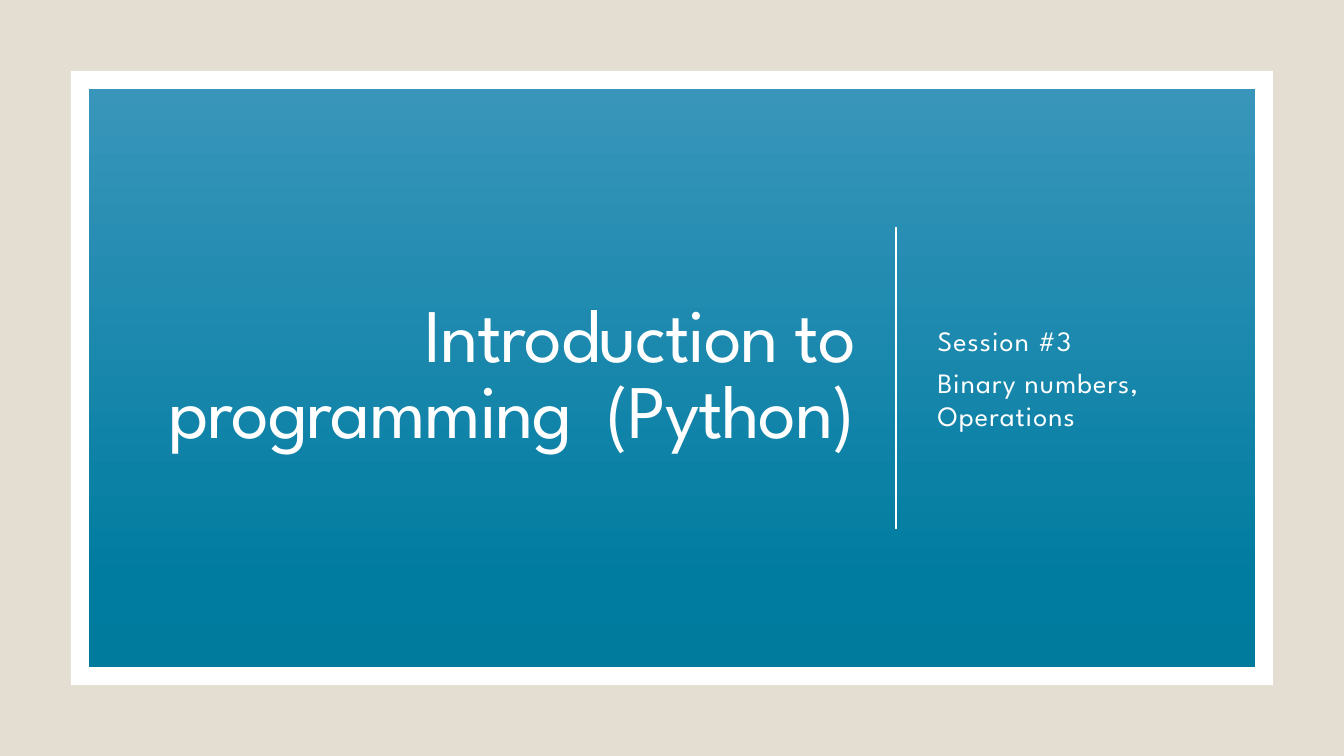
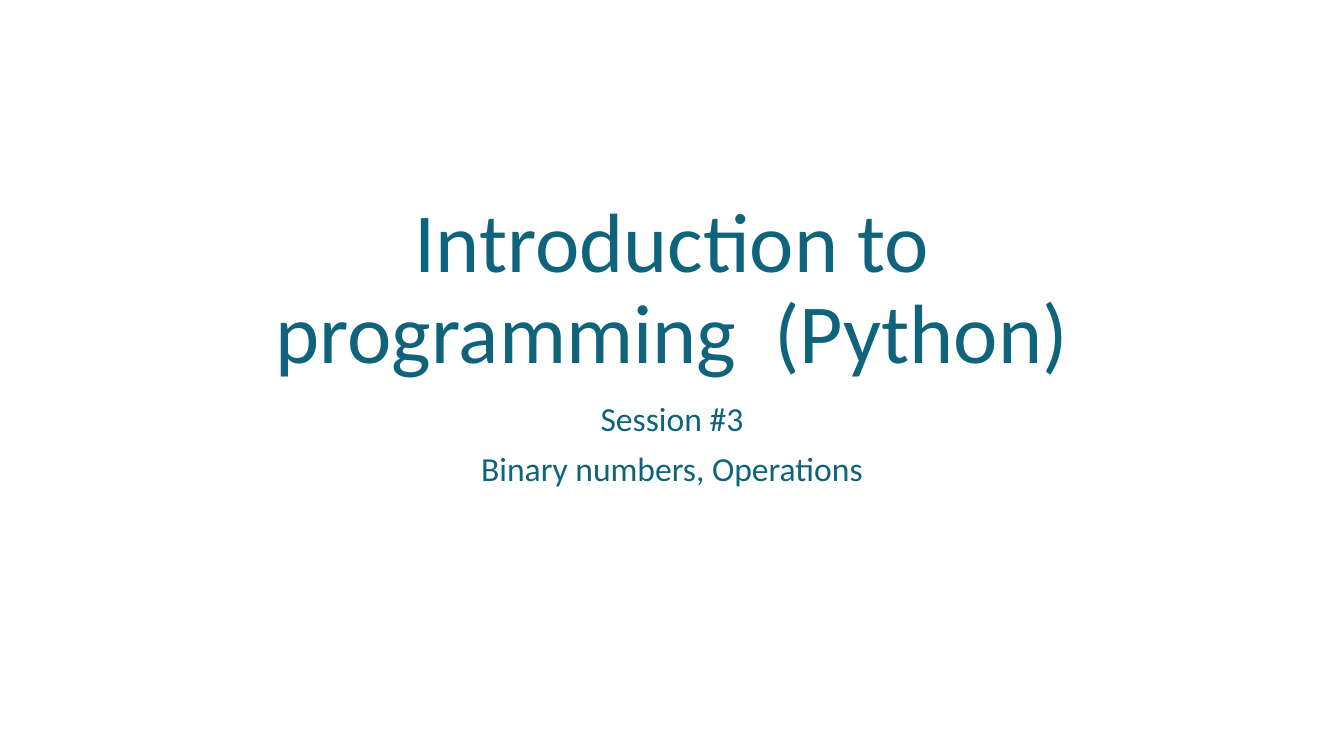
Before and after one commit to uday87j/teach_python, a slide deck: slide 1 of fundamentals/3-Binary Numbers, Opertions.pptx. Drawn at 1344x756 pixels with LibreOffice and Linux fonts; fonts in the diff are those of the drawing; background and template pictures are left out. Boxes give left, top, right and bottom in pixels: in the first picture for what was removed or moved away, otherwise in the second. Text is boxed around its words. In the diff, an @@ line names an element or a change of style, - is before the commit and + after.

Commit message:
Add more stuff to sessions 1,2,3

```diff
--- a/fundamentals/3-Binary Numbers, Opertions.pptx
+++ b/fundamentals/3-Binary Numbers, Opertions.pptx
@@ background picture (left out) to #FFFFFF @@
@@ rectangle removed at (0, 0, 1344, 756) @@
@@ rectangle removed at (71, 71, 1273, 685) @@
@@ rectangle removed at (89, 90, 1255, 667) @@
@@ rectangle removed at (144, 140, 1200, 615) @@
@@ title "Introduction to programming (Python)": place and size @@
-title "Introduction to programming (Python)" at (169, 310, 856, 455)
+title "Introduction to programming (Python)" at (276, 213, 1068, 378)
@@ title "Introduction to programming (Python)" at (276, 213, 1068, 378): size 54 to 60 pt, font League Spartan to Calibri, text colour #FFFFFF to #0F647B, letter spacing -1 to 0 pt; alignment right to centre; line spacing 0.83 to 0.9; vertical alignment middle to bottom @@
@@ line removed from (896, 227) to (896, 529) @@
@@ subtitle "Session #3": place and size @@
-subtitle "Session #3" at (938, 332, 1138, 432)
+subtitle "Session #3" at (481, 408, 863, 487)
@@ subtitle "Session #3" at (481, 408, 863, 487): size 20 to 24 pt, font League Spartan to Calibri, text colour #FFFFFF to #0F647B, letter spacing 0.8 to 0 pt; alignment left to centre; line spacing 1 to 0.9; more space between paragraphs; vertical alignment middle to top @@
```
Also in this commit, not shown: 8 other slides changed, 3 slides added, 2 other files.
